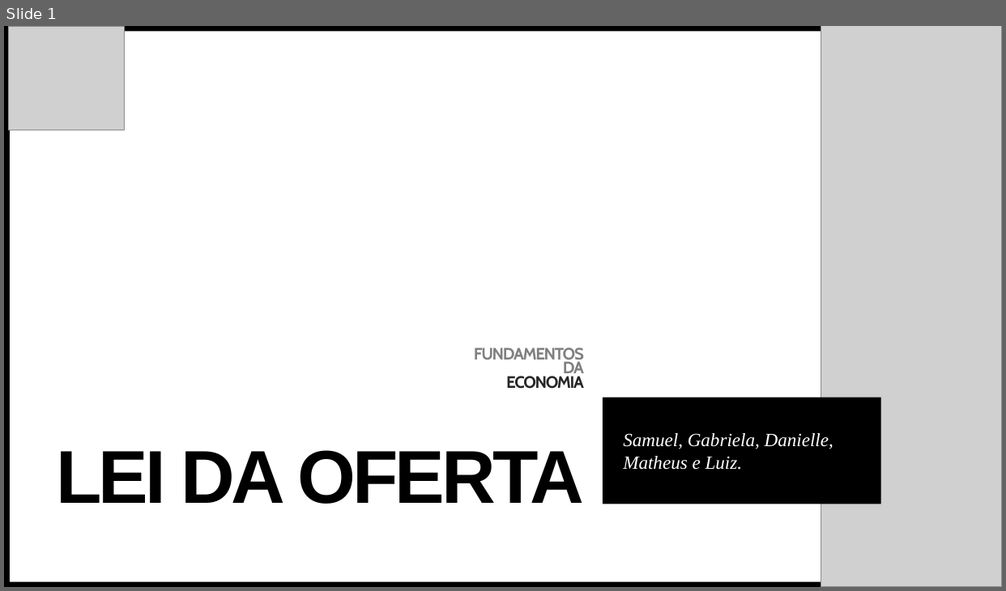
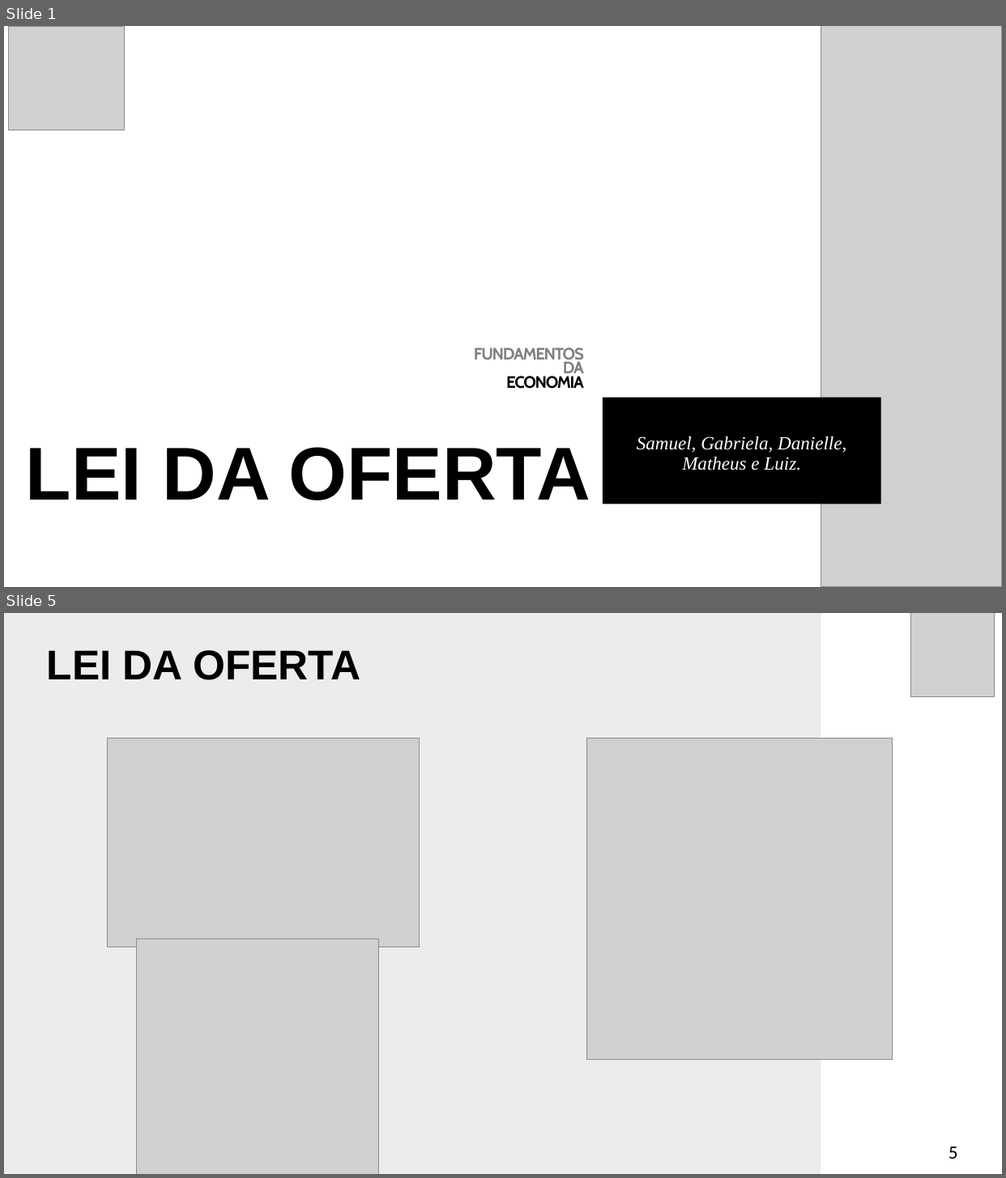
Before and after one commit to LuizMartendal/bcc-furb, a slide deck: 3° semestre/Fundamentos da Economia/Seminário/LEI DA OFERTA.pptx. Shown one above the other, each under a label of ours: slide 1 before the commit, slides 1 and 5 after it; the slides between them are not shown. The pictures are 1006x591 and 1006x1178 pixels, drawn with LibreOffice and Linux fonts; fonts in the diff are those of the drawing; grey boxes stand for pictures. Boxes give left, top, right and bottom in pixels: in the first picture for what was removed or moved away, otherwise in the second. Text is boxed around its words. In the diff, an @@ line names an element or a change of style, - is before the commit and + after.

```diff
--- a/3° semestre/Fundamentos da Economia/Seminário/LEI DA OFERTA.pptx
+++ b/3° semestre/Fundamentos da Economia/Seminário/LEI DA OFERTA.pptx
@@ slide 5 added at box(4, 613, 1002, 1174), background #FFFFFF @@
@@ rectangle added at box(4, 613, 820, 1174), fill #ECECEC @@
@@ picture added at box(910, 613, 995, 697) @@
@@ title added at box(47, 650, 360, 680), 40 pt, text #000000, bold @@
+LEI DA OFERTA
@@ picture added at box(108, 738, 420, 947) @@
@@ picture added at box(586, 738, 893, 1060) @@
@@ picture added at box(137, 939, 378, 1174) @@
@@ page number added at box(948, 1147, 958, 1159), 18 pt, text #000000 @@
+5
@@ slide 1 changed as well @@
@@ rectangle removed at box(4, 26, 820, 31) @@
@@ rectangle removed at box(4, 28, 10, 587) @@
@@ title "LEI DA OFERTA" at box(26, 447, 590, 501): letter spacing -3 to 0 pt; alignment right to centre @@
@@ text at box(506, 376, 584, 389): text colour #262626 to #000000 in "ECONOMIA" @@
@@ subtitle "Samuel, Gabriela, Danielle, Matheus e ..." at box(603, 397, 881, 505): alignment left to centre; line spacing 1 to 0.9; vertical alignment middle to top @@
@@ rectangle removed at box(4, 582, 820, 587) @@
```
Also in this commit, not shown: 10 other slides changed, 1 slide removed, 7 other files.
